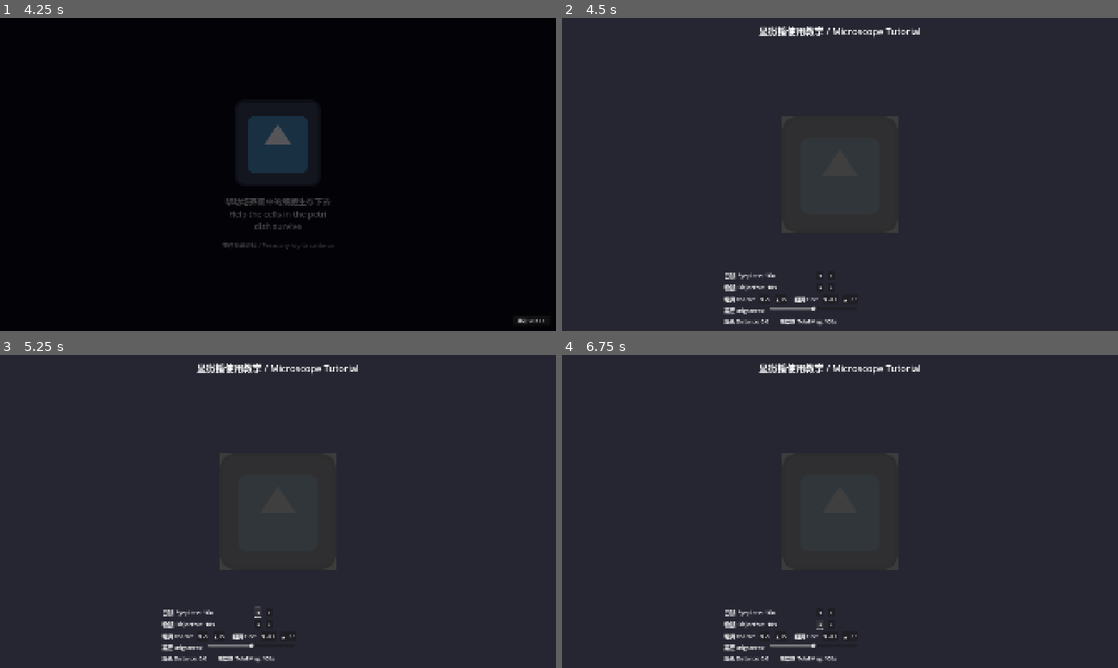
Above: before the commit, frames 1-4 (two rows, left to right).
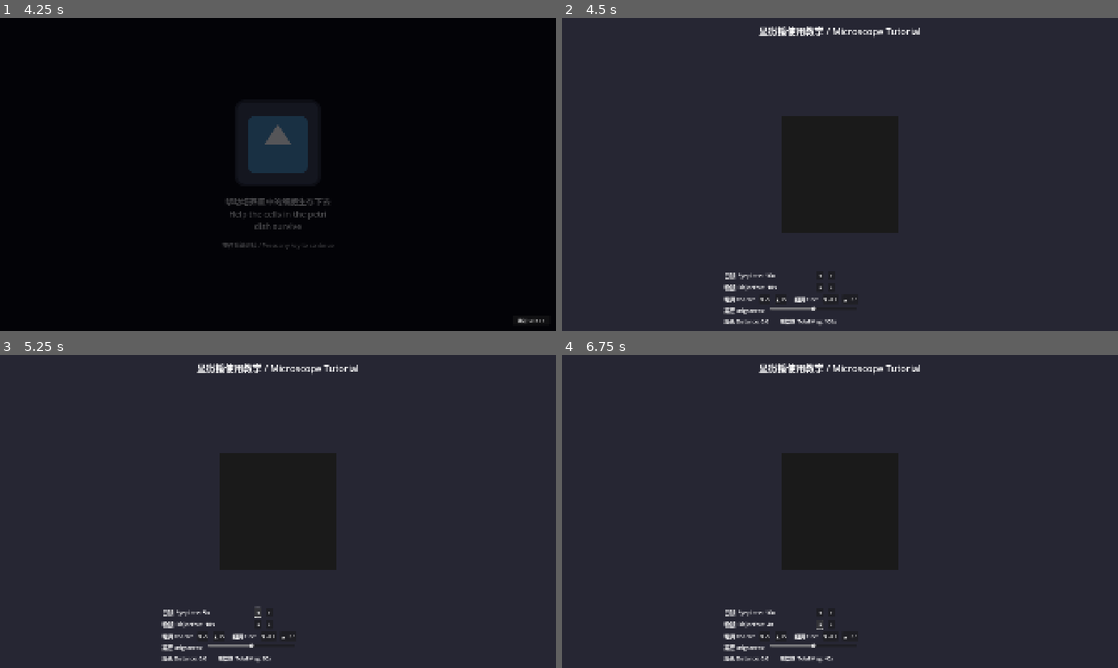
Above: after the commit, the same moments.

Repository: liup215/UnchartedLife
Game: Godot game, scene res://ui/main_menu/main_menu.tscn
The game is run twice, just before and just after one commit, with the same random seed, the same clock (stepped at 60 frames per second) and the same inputs. The engine's default icon, where the game draws it, is replaced by a stand-in: a white triangle on a blue panel in a dark square.
Inputs (mouse positions are in pixels of both pictures, inside the frame that each line leads up to):
- Up to frame 1 (4.25 s): click "New Game" at 0.5 s; click (278, 115) at 1.27 s; type "12" at 1.35 s; click "Normal" at 2 s; click "Normal" at 2.75 s; click "Start Game" at 3.5 s
- Up to frame 2 (4.5 s): click "跳过 Skip >>" at 4.25 s
- Up to frame 3 (5.25 s): click "◄" at 5 s
- Up to frame 4 (6.75 s): click "►" at 5.75 s; click "◄" at 6.5 s

Frame 1 is identical in both runs. In frame 2, 3.6% of the frame differs, in the area x 39-61%, y 31-69%; in frame 3, 3.6%, in the area x 36-61%, y 31-98%; in frame 4, 3.6%.
Error before the commit: Parse Error: Unrecognized annotation: "@ontml". (res://scenes/story/prologue/prologue_scene_01.gd:22)

Commit message:
fix: correct blur_overlay variable declaration in prologue scene

Diff:
--- a/scenes/story/prologue/prologue_scene_01.gd
+++ b/scenes/story/prologue/prologue_scene_01.gd
@@ -19,7 +19,7 @@
 # UI references
 @onready var microscope_view: Panel = $CenterContainer/MicroscopeView
 @onready var view_content: ColorRect = $CenterContainer/MicroscopeView/ViewContent
-@ontml:parameter name="blur_overlay: ColorRect = $CenterContainer/MicroscopeView/BlurOverlay
+@onready var blur_overlay: ColorRect = $CenterContainer/MicroscopeView/BlurOverlay
 @onready var sample_image: TextureRect = $CenterContainer/MicroscopeView/ViewContent/SampleImage
 
 # Control buttons
--- a/scenes/story/prologue/prologue_scene_01.tscn
+++ b/scenes/story/prologue/prologue_scene_01.tscn
@@ -182,7 +182,6 @@
 [node name="BrightnessSlider" type="HSlider" parent="ControlPanel/BrightnessSection"]
 custom_minimum_size = Vector2(300, 0)
 layout_mode = 2
-max_value = 100.0
 value = 50.0
 
 [node name="InfoSection" type="HBoxContainer" parent="ControlPanel"]
Not shown: 1 places in scenes/story/prologue/prologue_scene_01.tscn that only renumber resources
